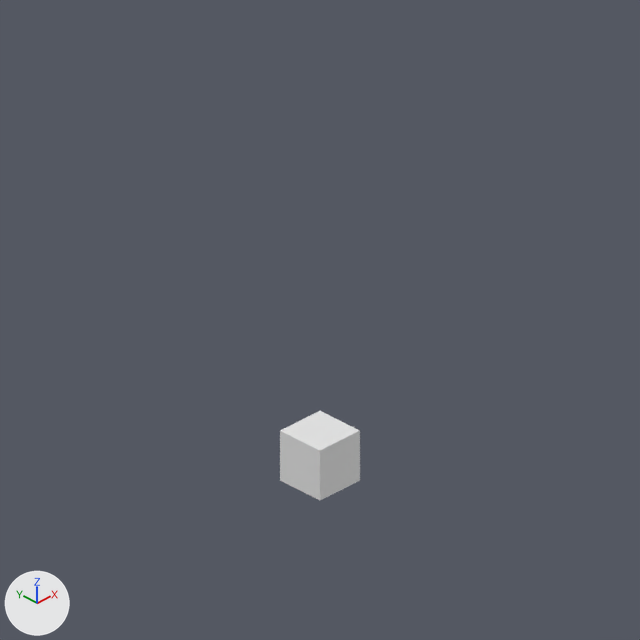
Two versions of the Blender file rct2/scenery/Trees/tas_Aspen-Tree/tas_V001.blend, one commit apart.
Before and after are seen from the file's camera 'Camera'. The axes (+X, +Y, +Z) are drawn at lower left. The lights are the same throughout. The same objects are shown in both versions, whatever each file hides.
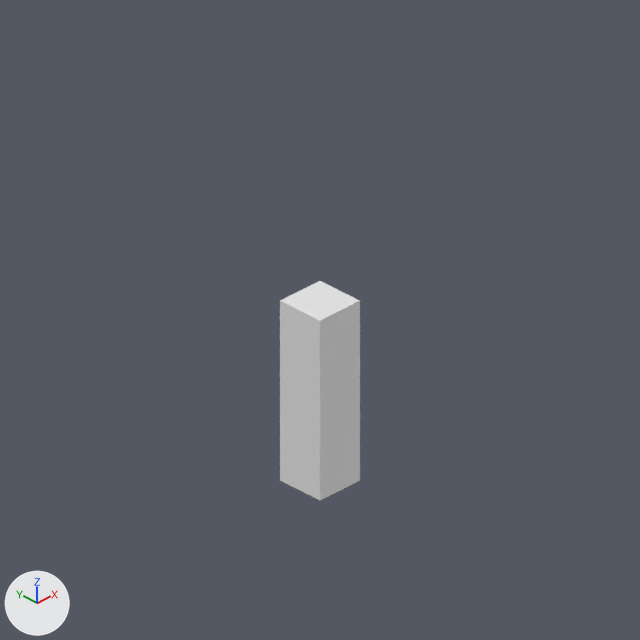
Scene script edits in JSON lines:
```json
{"block": "ob_cube_001", "where": "_m = ob_cube_001.modifiers.new('Array', 'ARRAY')"}
{"op": "set", "path": "_m.count", "old": "5", "new": "18"}
```

What differs and where, as boxes (x1, y1, x2, y2) in the pictures (640 x 640 px):
```json
{"object": "Cube.001", "change": "modifiers changed", "before": [280, 411, 360, 500], "after": [280, 281, 360, 500], "on screen": "144% taller"}
```
